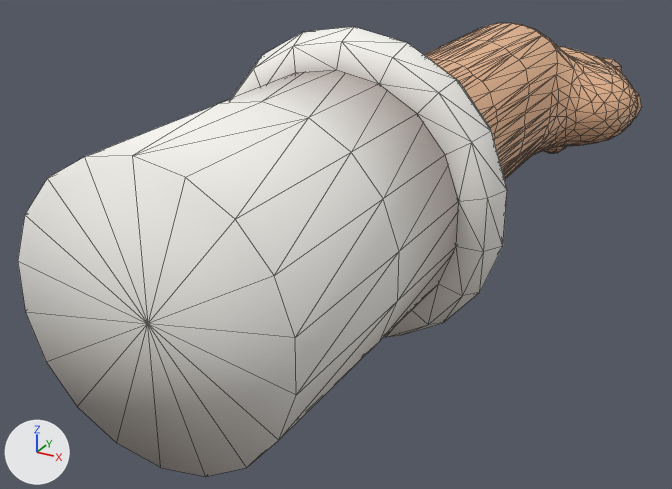
Renders of the glTF model assets/models/fp-hand-left-pinch.gltf from each side of a commit.
Both versions are drawn from a 50 mm lens placed at (0.188, -0.73, 0.161), pointed at (-0.043, -0.311, -0.049). The lights are fixed; the arrows at lower left show +X, +Y and +Z. The older version comes first. Mesh edges are drawn as thin lines. Vertices at exactly the same position are counted once.

The older version as bpy lines, for what is in view:
```python
me_model = bpy.data.meshes.new('model')
me_model.from_pydata(...)  # 1851 vertices, 3528 faces; spans x -0.079..0.074, y -0.515..-0.004, z -0.068..0.084
# faces by material slot: [2792, 160, 396, 180]
me_model.materials.append(mat_skin)
me_model.materials.append(mat_nail)
me_model.materials.append(mat_chef_whites)
me_model.materials.append(mat_cuff_piping)
ob_model = bpy.data.objects.new('model', me_model)
ob_model.location = (0.0, 0.0, 0.0)
```
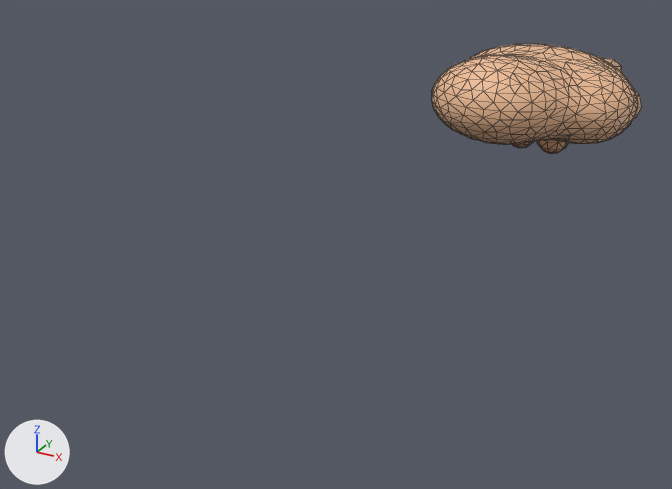
Changed parts and their boxes [x1, y1, x2, y2] in the pictures (672 x 489 px; the box of a moved part takes in the faces that stretch with it):
```json
{"object": "model", "change": "reshaped", "before": [18, 23, 642, 476], "after": [432, 44, 642, 153], "on screen": "66% narrower, 76% shorter"}
{"part": 1, "of": "me_model", "change": "deleted", "before": [231, 27, 507, 337]}
{"part": 2, "of": "me_model", "change": "deleted", "before": [18, 70, 459, 476]}
{"part": 3, "of": "me_model", "change": "moved or reshaped", "before": [424, 23, 637, 179], "after": [432, 44, 637, 144]}
```

The change, as JSON lines over the scene's bpy script:
```json
{"block": "me_model", "where": "# used by ob_model"}
{"op": "remove", "block": "me_model", "code": "me_model.from_pydata(...)  # 1851 vertices, 3528 faces; spans x -0.079..0.074, y -0.515..-0.004, z -0.068..0.084"}
{"op": "add", "block": "me_model", "code": "me_model.from_pydata(...)  # 1242 vertices, 2336 faces; spans x -0.058..0.074, y -0.202..-0.004, z -0.052..0.032"}
{"block": "me_model", "change": "me_model part 1: the loose piece of 150 vertices spanning x -0.079..0.071, y -0.381..-0.349, z -0.068..0.084 is deleted"}
{"block": "me_model", "change": "me_model part 2: the loose piece of 56 vertices spanning x -0.063..0.055, y -0.515..-0.365, z -0.052..0.068 is deleted"}
{"block": "me_model", "change": "me_model part 3: 25 vertices moved from x -0.058..0.07, y -0.169..-0.079, z -0.025..0.03 to x -0.054..0.068, y -0.158..-0.077, z -0.025..0.023; 674 vertices removed from x -0.058..0.074, y -0.428..-0.053, z -0.036..0.051; 366 vertices added at x -0.058..0.074, y -0.202..-0.052, z -0.027..0.032"}
{"block": "me_model", "change": "other edits to the shape of me_model do not show in these pictures"}
{"op": "remove", "block": "me_model", "code": "me_model.materials.append(mat_chef_whites)"}
{"op": "remove", "block": "me_model", "code": "me_model.materials.append(mat_cuff_piping)"}
```
